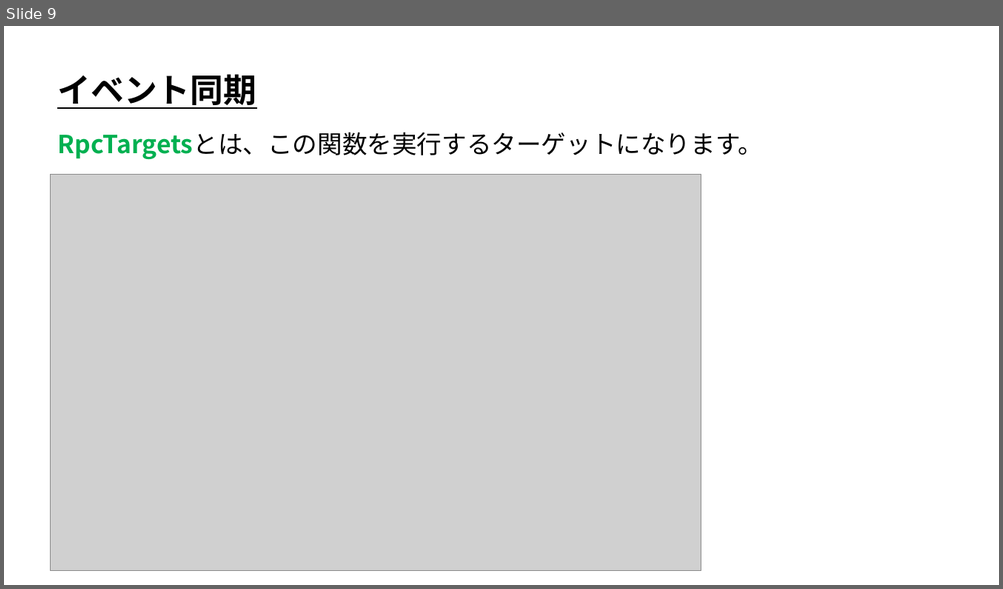
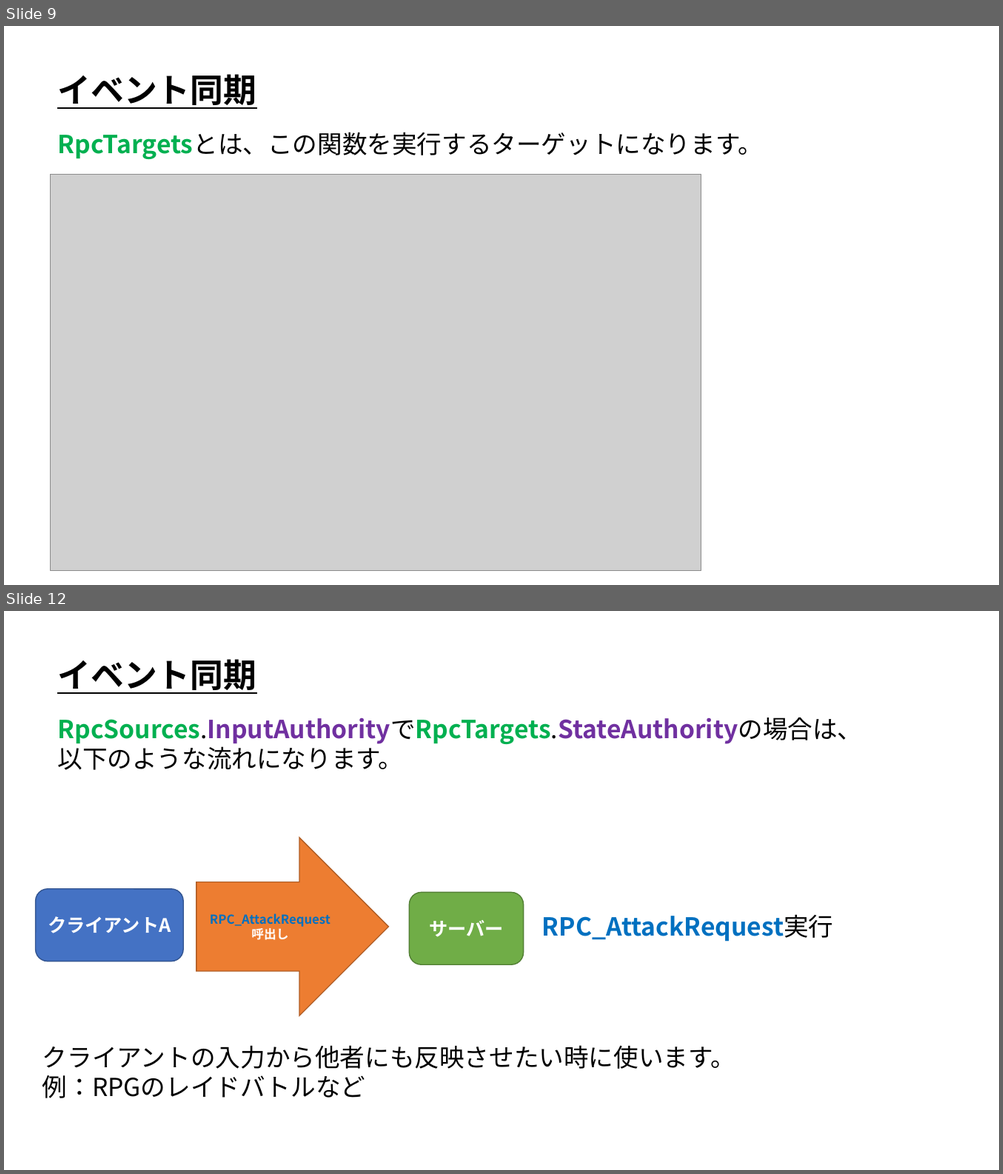
Before and after one commit to ArakiYusuke-Ohara/Textbook, a slide deck: ゲーム科3年/00_前期/オンラインゲームプログラミングⅡ/07_イベント同期.pptx. Shown one above the other, each under a label of ours: slide 9 before the commit, slides 9 and 12 after it; the slides between them are not shown. The pictures are 1003x589 and 1003x1174 pixels, drawn with LibreOffice and Linux fonts; fonts in the diff are those of the drawing; grey boxes stand for pictures. Boxes give left, top, right and bottom in pixels: in the first picture for what was removed or moved away, otherwise in the second. Text is boxed around its words. In the diff, an @@ line names an element or a change of style, - is before the commit and + after.

Commit message:
スライド作成

```diff
--- a/ゲーム科3年/00_前期/オンラインゲームプログラミングⅡ/07_イベント同期.pptx
+++ b/ゲーム科3年/00_前期/オンラインゲームプログラミングⅡ/07_イベント同期.pptx
@@ slide 12 added at bbox=[4, 611, 999, 1170], background #FFFFFF @@
@@ text added at bbox=[57, 659, 256, 694], 32 pt, text #000000, bold, underline @@
+イベント同期
@@ text added at bbox=[57, 718, 862, 770], 24 pt, text #7030A0, bold @@
+RpcSources.InputAuthorityでRpcTargets.StateAuthorityの場合は、
+以下のような流れになります。
@@ right arrow added at bbox=[196, 838, 389, 1016], fill #ED7D31, outline #AF5C24 1 pt, 12 pt, text #0070C0, bold @@
+RPC_AttackRequest呼出し
@@ rounded rectangle added at bbox=[35, 889, 183, 962], fill #4472C4, outline #325491 1 pt, 18 pt, text #FFFFFF, bold @@
+クライアントA
@@ rounded rectangle added at bbox=[409, 892, 523, 965], fill #70AD47, outline #538035 1 pt, 18 pt, text #FFFFFF, bold @@
+サーバー
@@ text added at bbox=[542, 914, 834, 942], 24 pt, text #0070C0, bold @@
+RPC_AttackRequest実行
@@ text added at bbox=[42, 1045, 735, 1099], 24 pt, text #000000 @@
+クライアントの入力から他者にも反映させたい時に使います。
+例：RPGのレイドバトルなど
```
Also in this commit, not shown: 2 slides changed, 2 other slides added, 1 other file.
